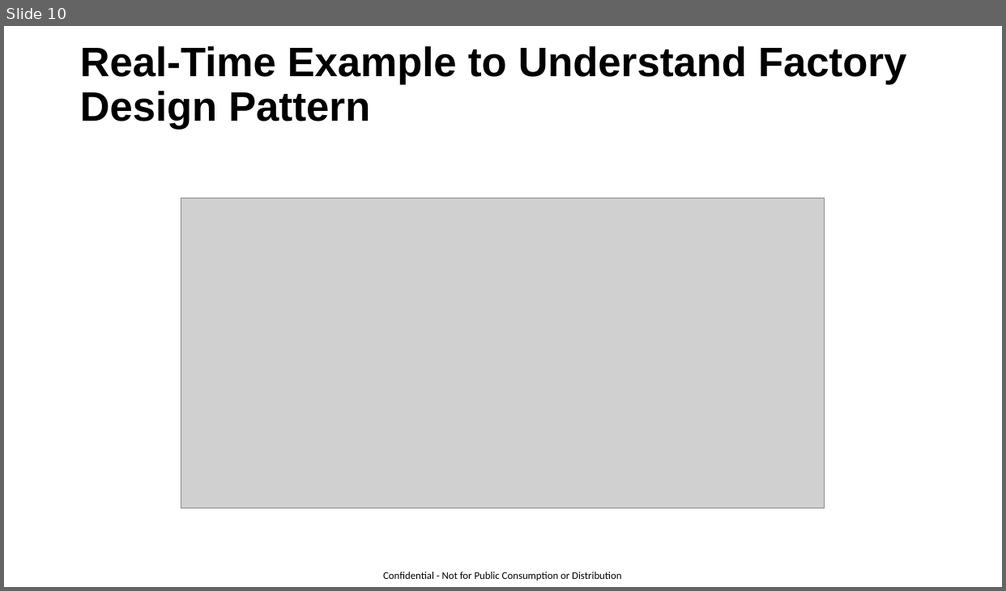
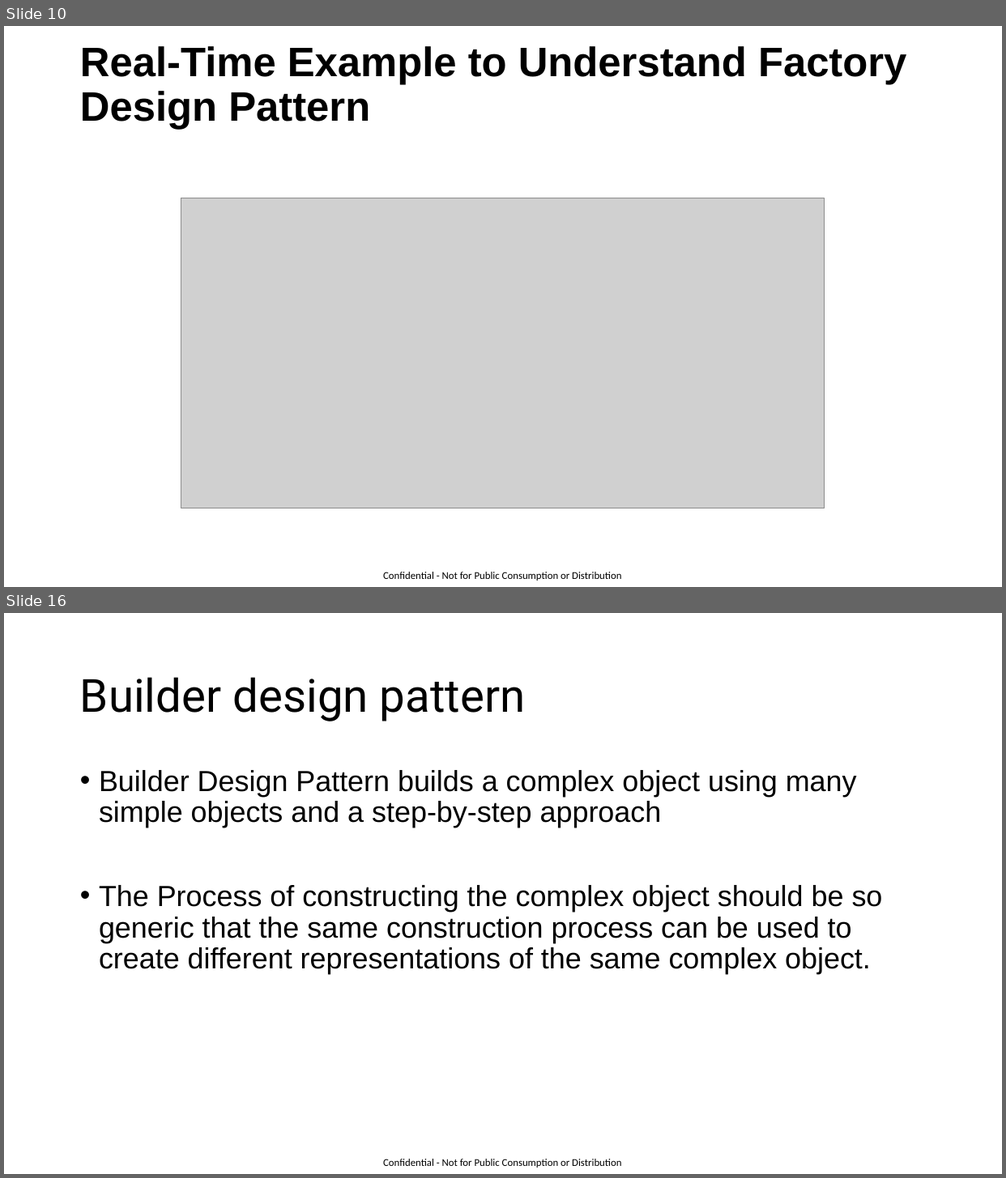
Before and after one commit to GaneshIT/CaseStudyFiles, a slide deck: Design Patterns.pptx. Shown one above the other, each under a label of ours: slide 10 before the commit, slides 10 and 16 after it; the slides between them are not shown. The pictures are 1006x591 and 1006x1178 pixels, drawn with LibreOffice and Linux fonts; fonts in the diff are those of the drawing; grey boxes stand for pictures. Boxes give left, top, right and bottom in pixels: in the first picture for what was removed or moved away, otherwise in the second. Text is boxed around its words. In the diff, an @@ line names an element or a change of style, - is before the commit and + after.

```diff
--- a/Design Patterns.pptx
+++ b/Design Patterns.pptx
@@ slide 16 added at (4,613,1002,1174), background #FFFFFF; not listed: 1 template element that a slide beside it also shows @@
@@ title added at (80,677,525,722), 44 pt, text #000000 @@
+Builder design pattern
@@ text added at (99,770,883,974), 28 pt, text #000000 @@
+• Builder Design Pattern builds a complex object using many simple objects and a step-by-step approach
+• The Process of constructing the complex object should be so generic that the same construction process can be used to create different representations of the same complex object.
```
Also in this commit, not shown: 9 other slides added, 10 other files.
